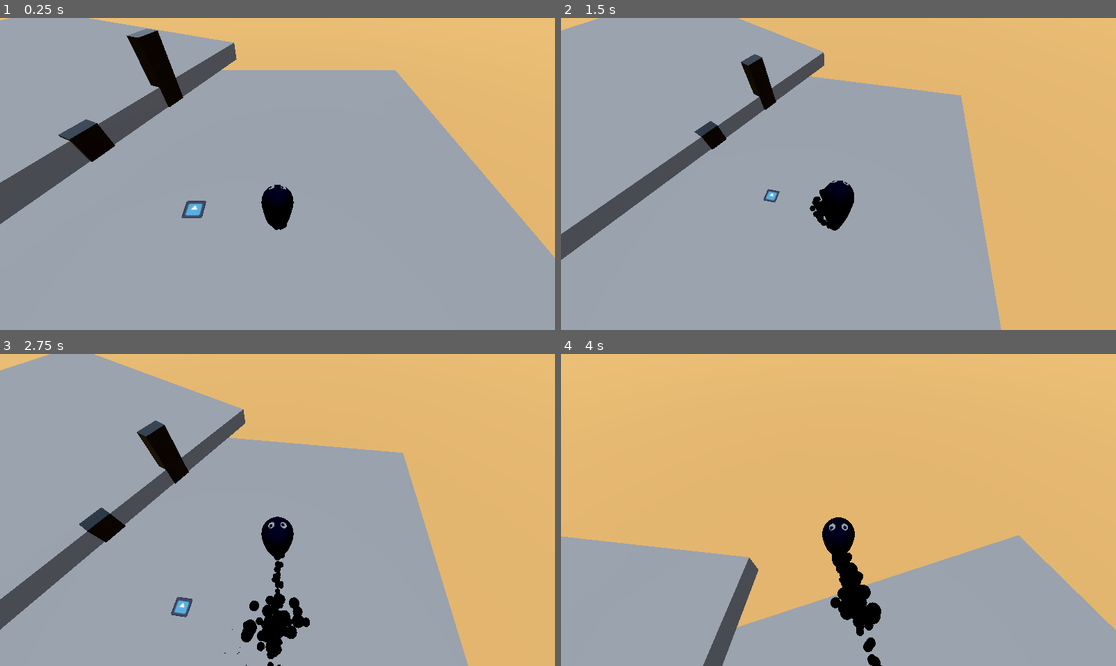
Above: before the commit, frames 1-4 (two rows, left to right).
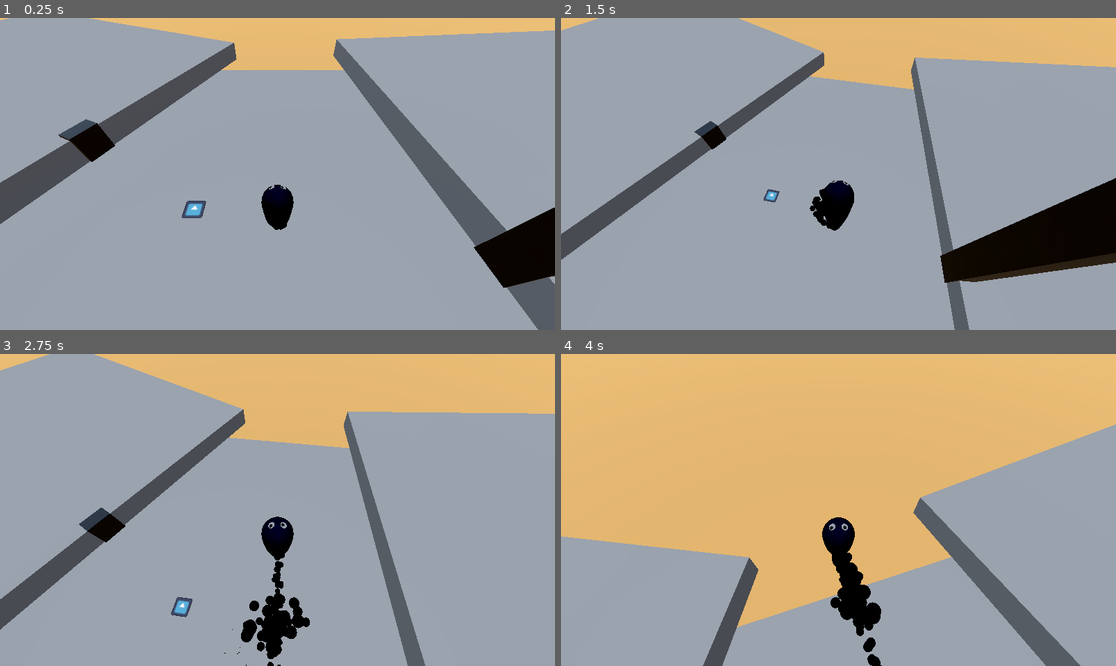
Above: after the commit, the same moments.

Repository: fossinating/trianglegamejam
Game: Godot game, scene res://levels/workshop.tscn
The game is run twice, just before and just after one commit, with the same random seed, the same clock (stepped at 60 frames per second) and the same inputs. The engine's default icon, where the game draws it, is replaced by a stand-in: a white triangle on a blue panel in a dark square.
Inputs (mouse positions are in pixels of both pictures, inside the frame that each line leads up to):
- Up to frame 1 (0.25 s): no input
- Up to frame 2 (1.5 s): tap Enter at 0.5 s; move the mouse to (960, 158) at 0.52 s; hold D (move_right) 0.53-1.28 s; tap Space (jump) at 0.6, 0.77, 1.07 s; move the mouse to (810, 174) at 1.27 s; hold W (move_up) from 1.28 s (still down); tap Down (cam_down) at 1.35 s
- Up to frame 3 (2.75 s): keep holding W (move_up); tap Space (jump) at 1.52, 1.55, 1.82, 2.3 s; move the mouse to (288, 503) at 2.02 s; tap Left (cam_left) at 2.1 s
- Up to frame 4 (4 s): keep holding W (move_up); move the mouse to (832, 516) at 2.77 s; tap Right (cam_right) at 2.85 s; tap Space (jump) at 3.02, 3.05, 3.32, 3.77, 3.8 s; move the mouse to (877, 513) at 3.52 s; tap Up (cam_up) at 3.6 s

The runs differ from the first frame. In frame 1, 20% of the frame differs, in the area x 22-100%, y 3-100%; in frame 2, 25%, in the area x 32-100%, y 11-100%; in frame 3, 22%; in frame 4, 14%.

Commit message:
Create kinda bad swimming animation

Diff:
--- a/entities/player/player.gd
+++ b/entities/player/player.gd
@@ -94,7 +94,7 @@
 	var climbing_waterfall = ink_waterfall_detection_raycast.is_colliding() and direction.length_squared() > 0.1
 
 	if climbing_waterfall:
-		velocity -= get_gravity() * delta
+		velocity.y += jump_gravity * delta
 		currentAnim = ModelStates.SWIM
 	else:
 		currentAnim = ModelStates.JUMP
@@ -137,6 +137,19 @@
 		#print("landing")
 		add_child(ink_burst_particles_scene.instantiate())
 
+
+	# Push skeleton into the wall if swimming up a waterfall
+	if climbing_waterfall:
+		skeleton.position.x = ink_waterfall_detection_raycast.get_collision_normal().x * 5
+		skeleton.position.z = ink_waterfall_detection_raycast.get_collision_normal().z * 5
+		skeleton.rotation_degrees.x = -75
+	else:
+		skeleton.position.x = 0
+		skeleton.position.z = 0
+
+	print(global_position)
+	print(velocity)
+
 	if is_on_floor():
 		skeleton.position.y = max(-17, skeleton.position.y + landing_velocity.y*delta)
 		landing_velocity.y -= 2*fall_gravity*delta
--- a/entities/player/player.tscn
+++ b/entities/player/player.tscn
@@ -290,7 +290,7 @@
 surface_material_override/0 = SubResource("StandardMaterial3D_fnsiu")
 
 [node name="EyesBoneAttachment3D" type="BoneAttachment3D" parent="blob/Armature/Skeleton3D"]
-transform = Transform3D(-1, 1.69551e-09, -3.89212e-07, -3.48987e-07, 0.438851, 0.898559, 1.7233e-07, 0.89856, -0.43885, 0, 0, 0)
+transform = Transform3D(-1, 1.69645e-09, -3.89212e-07, -3.48986e-07, 0.43885, 0.898559, 1.7233e-07, 0.89856, -0.43885, 0, 0, 0)
 bone_name = "Bone.003"
 bone_idx = 3
 
@@ -301,7 +301,7 @@
 transform = Transform3D(9.01099, 4.47081, 4.71918, -0.114211, 8.17378, -7.52549, -6.49968, 6.05459, 6.67481, 1.95145, 4.09994, 3.26156)
 
 [node name="BoneAttachment3D2" type="BoneAttachment3D" parent="blob/Armature/Skeleton3D"]
-transform = Transform3D(1, 9.96064e-10, 3.29067e-10, 6.94286e-10, -0.86358, 0.504212, 7.86386e-10, -0.504212, -0.86358, 3.74189e-09, -5.09079, -5.45242)
+transform = Transform3D(1, 9.95986e-10, 3.29109e-10, 6.94172e-10, -0.86358, 0.504212, 7.864e-10, -0.504212, -0.86358, 3.74182e-09, -5.09079, -5.45241)
 bone_name = "Bone.002"
 bone_idx = 2
 
--- a/levels/workshop.tscn
+++ b/levels/workshop.tscn
@@ -23,8 +23,11 @@
 [sub_resource type="BoxMesh" id="BoxMesh_t8iob"]
 size = Vector3(20, 1, 20)
 
-[sub_resource type="BoxShape3D" id="BoxShape3D_5s17q"]
-size = Vector3(0.6, 1.1, 1)
+[sub_resource type="BoxShape3D" id="BoxShape3D_6gsb4"]
+size = Vector3(20, 11.9014, 20)
+
+[sub_resource type="BoxShape3D" id="BoxShape3D_402rc"]
+size = Vector3(0.6, 8, 1)
 
 [sub_resource type="StandardMaterial3D" id="StandardMaterial3D_qhg3p"]
 albedo_color = Color(0, 0, 0, 1)
@@ -32,16 +35,16 @@
 metallic_specular = 1.0
 roughness = 0.0
 
+[sub_resource type="BoxMesh" id="BoxMesh_n50oe"]
+material = SubResource("StandardMaterial3D_qhg3p")
+size = Vector3(0.6, 8, 1)
+
+[sub_resource type="BoxShape3D" id="BoxShape3D_5s17q"]
+size = Vector3(0.6, 1.1, 1)
+
 [sub_resource type="BoxMesh" id="BoxMesh_et4ey"]
 material = SubResource("StandardMaterial3D_qhg3p")
 size = Vector3(0.6, 1.1, 1)
-
-[sub_resource type="BoxShape3D" id="BoxShape3D_402rc"]
-size = Vector3(0.6, 3, 1)
-
-[sub_resource type="BoxMesh" id="BoxMesh_n50oe"]
-material = SubResource("StandardMaterial3D_qhg3p")
-size = Vector3(0.6, 3, 1)
 
 [sub_resource type="StandardMaterial3D" id="StandardMaterial3D_gkeri"]
 albedo_color = Color(0.969764, 0.66111, 0.351704, 1)
@@ -62,11 +65,6 @@
 
 [node name="Player" parent="." instance=ExtResource("1_tquhn")]
 transform = Transform3D(1, 0, 0, 0, 1, 0, 0, 0, 1, 2.59108, 0.5, -0.132736)
-Jump_Peak_Time = 0.8
-Jump_Fall_Time = 0.6
-Jump_Height = 3.0
-Jump_Distance = 12.0
-ROT_SPEED = 12.5664
 
 [node name="StaticBody3D" type="StaticBody3D" parent="."]
 transform = Transform3D(1, 0, 0, 0, 1, 0, 0, 0, 1, 0, -0.5, 0)
@@ -79,6 +77,32 @@
 
 [node name="GPUParticlesCollisionBox3D2" type="GPUParticlesCollisionBox3D" parent="StaticBody3D"]
 size = Vector3(20, 1, 20)
+
+[node name="StaticBody3D3" type="StaticBody3D" parent="."]
+transform = Transform3D(-0.993294, 0, -0.115613, 0, 1, 0, 0.115613, 0, -0.993294, 17.604, 0.499999, -3.54682)
+
+[node name="CollisionShape3D" type="CollisionShape3D" parent="StaticBody3D3"]
+transform = Transform3D(1, 0, 0, 0, 1, 0, 0, 0, 1, 0, 5.45068, 0)
+shape = SubResource("BoxShape3D_6gsb4")
+
+[node name="MeshInstance3D" type="MeshInstance3D" parent="StaticBody3D3"]
+mesh = SubResource("BoxMesh_t8iob")
+
+[node name="GPUParticlesCollisionBox3D" type="GPUParticlesCollisionBox3D" parent="StaticBody3D3"]
+size = Vector3(20, 1, 20)
+
+[node name="Area3D2" type="Area3D" parent="StaticBody3D3"]
+transform = Transform3D(1, 0, 0, 0, 1, 0, 0, 0, 1, 9.97994, 0.930819, -4.07655)
+collision_layer = 16
+collision_mask = 0
+
+[node name="CollisionShape3D" type="CollisionShape3D" parent="StaticBody3D3/Area3D2"]
+transform = Transform3D(1, 0, 0, 0, 1, 0, 0, 0, 1, -0.2, 2.43298, 0)
+shape = SubResource("BoxShape3D_402rc")
+
+[node name="MeshInstance3D" type="MeshInstance3D" parent="StaticBody3D3/Area3D2"]
+transform = Transform3D(1, 0, 0, 0, 1, 0, 0, 0, 1, -0.2, 2.43298, 0)
+mesh = SubResource("BoxMesh_n50oe")
 
 [node name="StaticBody3D2" type="StaticBody3D" parent="."]
 transform = Transform3D(0.912206, 0, -0.409732, 0, 1, 0, 0.409732, 0, 0.912206, -13.4238, 0.5, -6.65619)
@@ -105,19 +129,6 @@
 transform = Transform3D(1, 0, 0, 0, 1, 0, 0, 0, 1, -0.2, 0.05, 0)
 mesh = SubResource("BoxMesh_et4ey")
 
-[node name="Area3D2" type="Area3D" parent="StaticBody3D2"]
-transform = Transform3D(1, 0, 0, 0, 1, 0, 0, 0, 1, 9.97994, 0.930819, -4.07655)
-collision_layer = 16
-collision_mask = 0
-
-[node name="CollisionShape3D" type="CollisionShape3D" parent="StaticBody3D2/Area3D2"]
-transform = Transform3D(1, 0, 0, 0, 1, 0, 0, 0, 1, -0.2, 0.05, 0)
-shape = SubResource("BoxShape3D_402rc")
-
-[node name="MeshInstance3D" type="MeshInstance3D" parent="StaticBody3D2/Area3D2"]
-transform = Transform3D(1, 0, 0, 0, 1, 0, 0, 0, 1, -0.2, 0.05, 0)
-mesh = SubResource("BoxMesh_n50oe")
-
 [node name="table surface" type="MeshInstance3D" parent="."]
 transform = Transform3D(1, 0, 0, 0, 1, 0, 0, 0, 1, 0, -0.9, 0)
 mesh = SubResource("BoxMesh_pglni")
Not shown: 1 places in entities/player/player.tscn that only renumber resources
Not shown: 1 places in levels/workshop.tscn that only renumber resources
